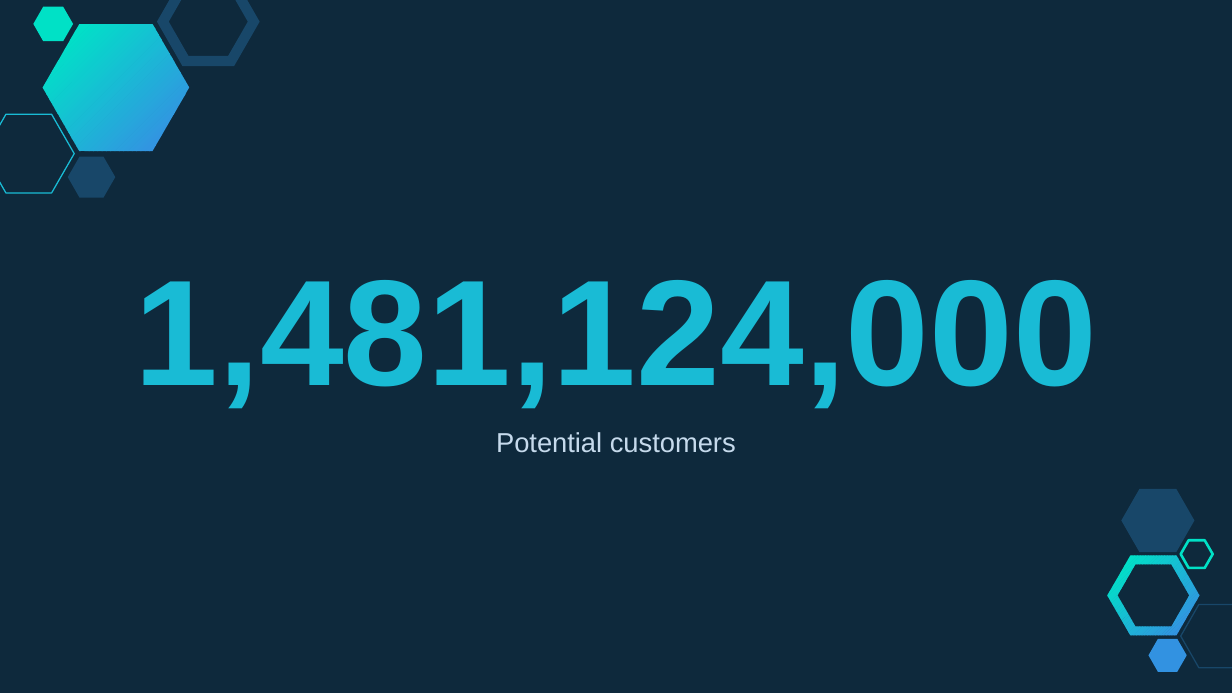
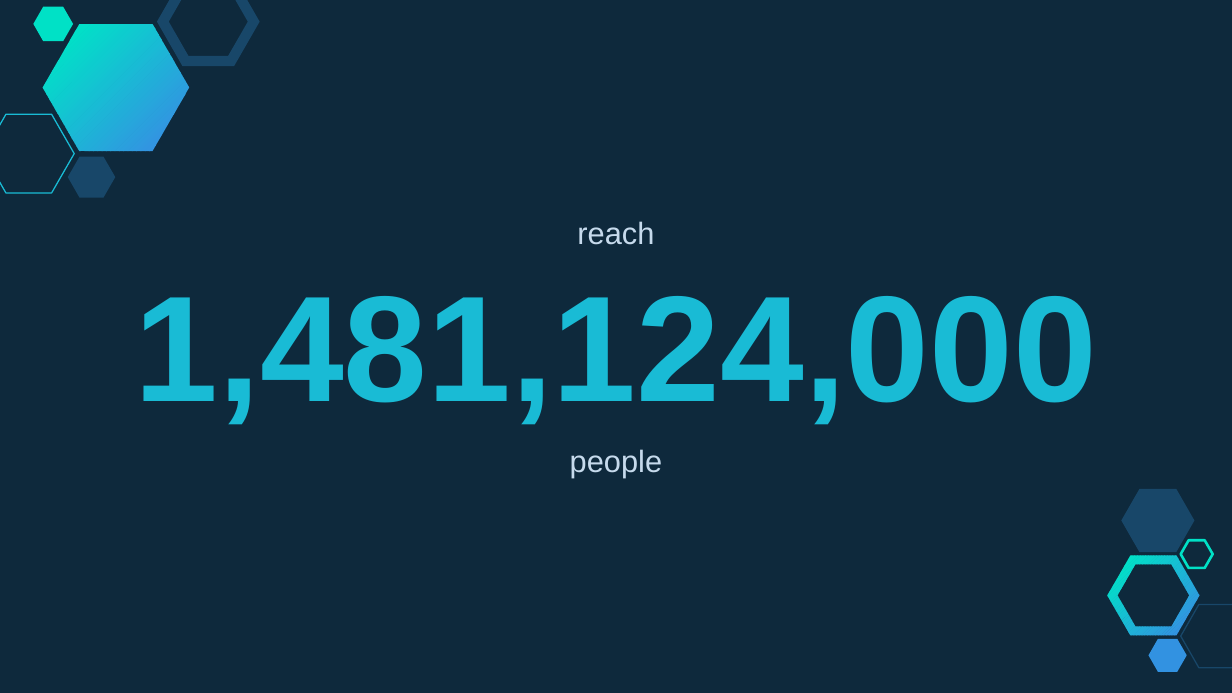
Before and after one commit to hsx925/Battleship, a slide deck: slide 10 of Documentation/Presentations/PitchBattleship.pptx. Drawn at 1232x693 pixels with LibreOffice and Linux fonts; fonts in the diff are those of the drawing. Boxes give left, top, right and bottom in pixels: in the first picture for what was removed or moved away, otherwise in the second. Text is boxed around its words. In the diff, an @@ line names an element or a change of style, - is before the commit and + after.

```diff
--- a/Documentation/Presentations/PitchBattleship.pptx
+++ b/Documentation/Presentations/PitchBattleship.pptx
@@ title at [135, 221, 1097, 478]: text changed; size 16 to 88 pt; text colour #C6DAEC to #19BBD5; bold on @@
-1,481,124,000
-Potential customers
+reach
+1,481,124,000
+people
```
Also in this commit, not shown: 5 other slides changed, 3 slides removed, 1 other file.
